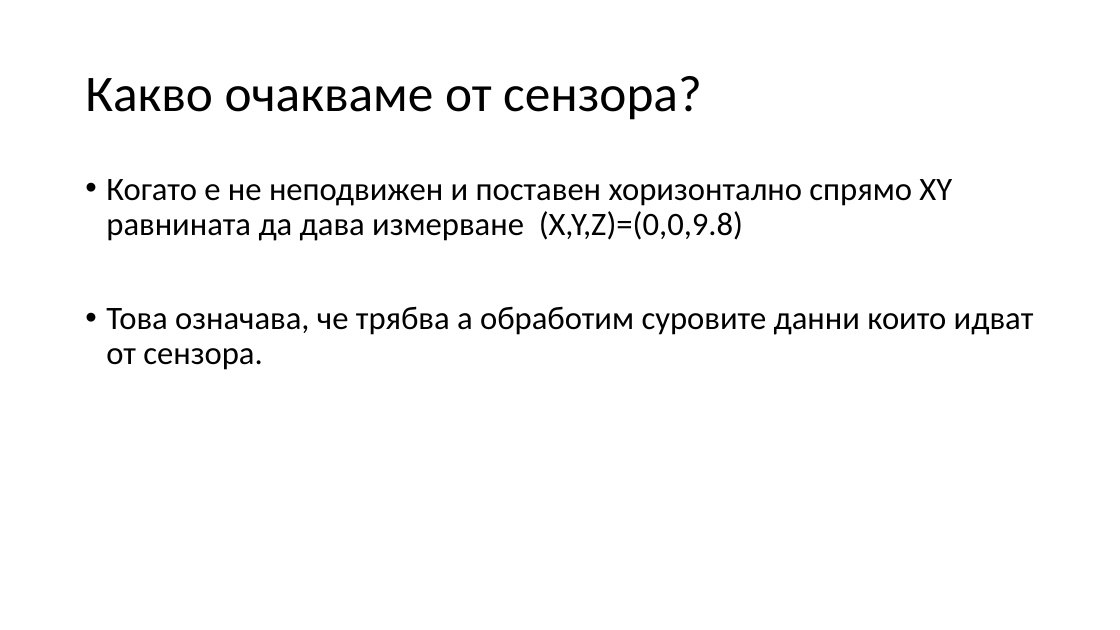
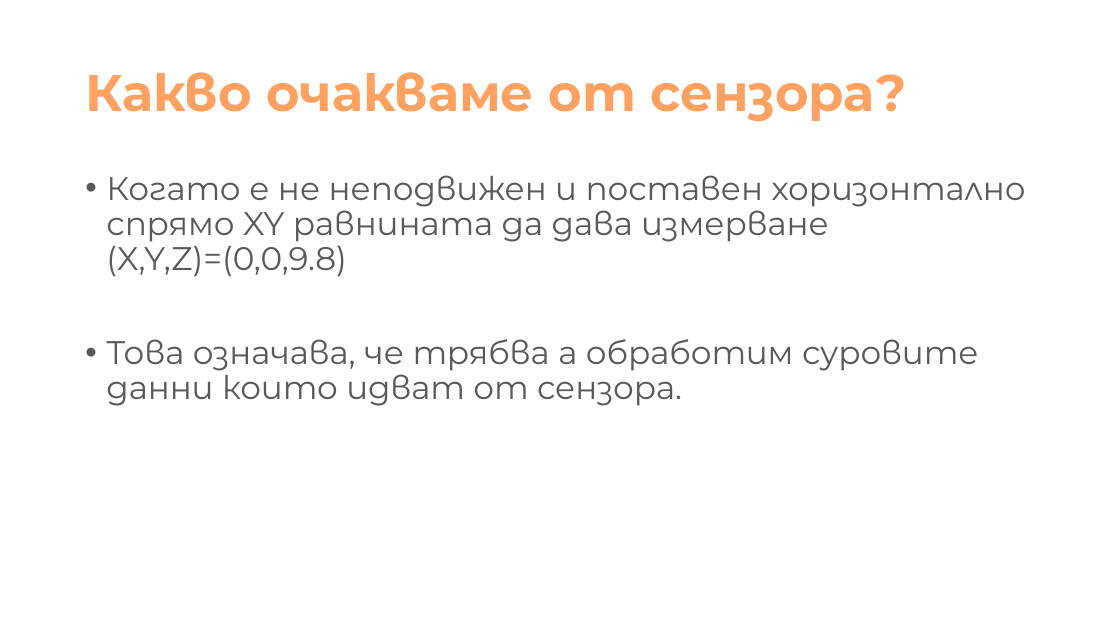
Before and after one commit to NikolaTotev/AMMRP-Course-Project, a slide deck: slide 6 of Presentation Materials/Калибриране на MEMS Акселерометри.pptx. Drawn at 1120x630 pixels with LibreOffice and Linux fonts; fonts in the diff are those of the drawing. Boxes give left, top, right and bottom in pixels: in the first picture for what was removed or moved away, otherwise in the second. Text is boxed around its words. In the diff, an @@ line names an element or a change of style, - is before the commit and + after.

```diff
--- a/Presentation Materials/Калибриране на MEMS Акселерометри.pptx
+++ b/Presentation Materials/Калибриране на MEMS Акселерометри.pptx
@@ title "Какво очакваме от сензора?" at <box>85,72,906,121</box>: font Calibri to Montserrat, text colour #000000 to #FFA161, bold on @@
@@ text "Когато е не неподвижен и ..." at <box>106,175,1026,406</box>: font Calibri to Montserrat, text colour #000000 to #595959 @@
```
Also in this commit, not shown: 9 other slides changed, 1 slide added, 7 other files.
